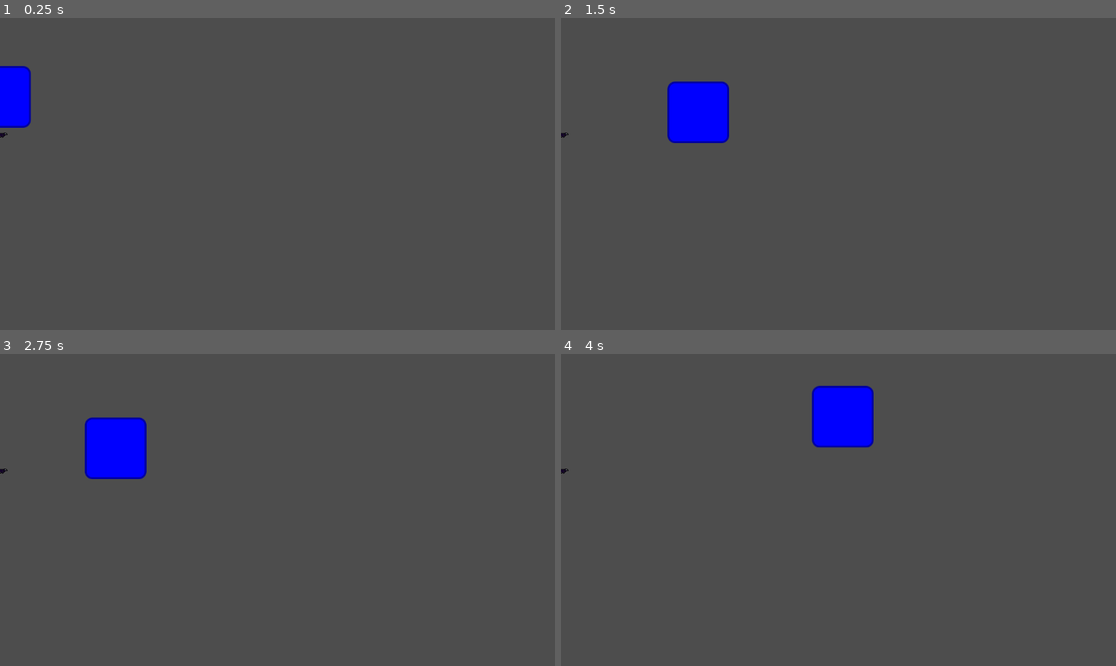
Above: before the commit, frames 1-4 (two rows, left to right).
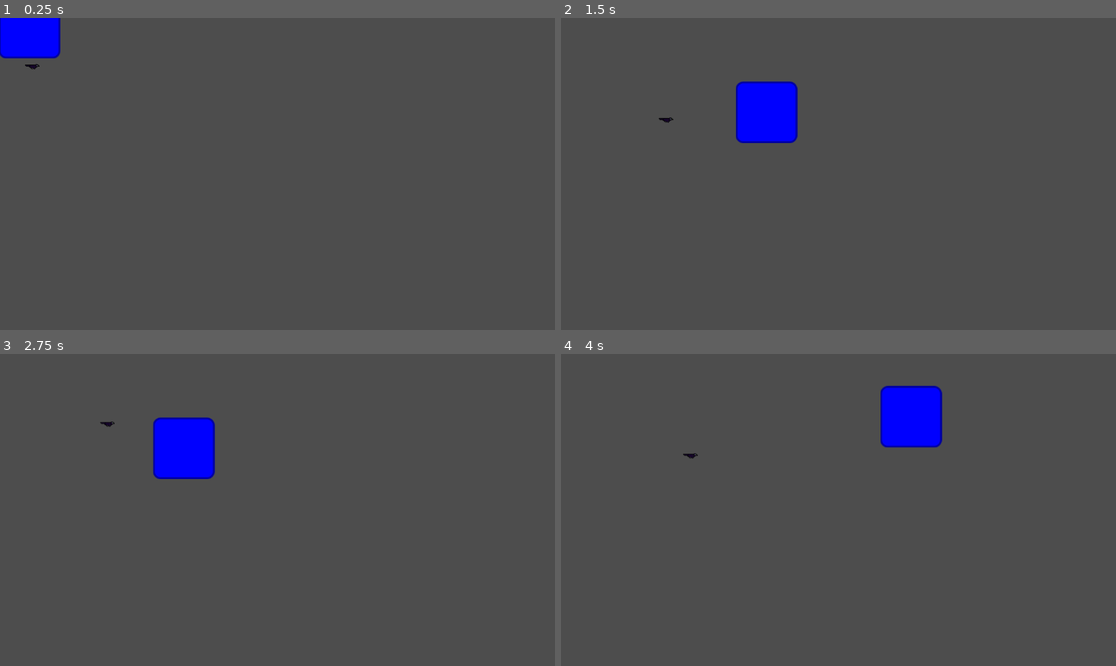
Above: after the commit, the same moments.

Repository: collectioncard/cmpm-170-prototype-3
Game: Godot game, scene res://scenes/main.tscn
Two runs of this game, one before a commit and one after it. Both use one fixed random seed, a clock stepped at 60 frames per second and the inputs below. The engine's default icon, where the game draws it, is replaced by a stand-in: a white triangle on a blue panel in a dark square.
Inputs (mouse positions are in pixels of both pictures, inside the frame that each line leads up to):
- Up to frame 1 (0.25 s): no input
- Up to frame 2 (1.5 s): tap Enter (ui_accept) at 0.5, 0.6, 0.77, 1.07, 1.35 s; move the mouse to (960, 158) at 0.52 s; hold Right (ui_right) from 0.53 s (still down); click (960, 158) at 0.67 s; move the mouse to (727, 189) at 1.27 s; click (727, 189) at 1.42 s
- Up to frame 3 (2.75 s): tap Enter (ui_accept) at 1.52, 1.82, 2.1 s; move the mouse to (333, 441) at 2.02 s; release Right (ui_right) at 2.03 s; hold Left (ui_left) from 2.03 s (still down); click (333, 441) at 2.17 s
- Up to frame 4 (4 s): move the mouse to (810, 572) at 2.77 s; release Left (ui_left) at 2.78 s; hold Right (ui_right) from 2.78 s (still down); tap Enter (ui_accept) at 2.85, 3.02, 3.32, 3.6, 3.77 s; click (810, 572) at 2.92 s; move the mouse to (1005, 556) at 3.52 s; click (1005, 556) at 3.67 s

The runs differ from the first frame. In frame 1, 2.5% of the frame differs, in the area x 0-11%, y 0-39%; in frame 2, 4.4%; in frame 3, 4.4%; in frame 4, 4.4%, in the area x 0-69%, y 10-39%.

Commit message:
implement attacking

Diff:
--- a/prototype-4--bird-game/project.godot
+++ b/prototype-4--bird-game/project.godot
@@ -13,7 +13,7 @@
 config/name="Prototype 4: Bird Game"
 run/main_scene="res://scenes/main.tscn"
 config/features=PackedStringArray("4.3", "GL Compatibility")
-config/icon="res://assets/birds1/crowUp.png"
+config/icon="res://assets/bird/crowUp.png"
 
 [rendering]
 
--- a/prototype-4--bird-game/scenes/bird.tscn
+++ b/prototype-4--bird-game/scenes/bird.tscn
@@ -35,7 +35,7 @@
 [node name="CollisionShape2D" type="CollisionShape2D" parent="."]
 shape = SubResource("CircleShape2D_xxbex")
 
-[node name="AnimatedSprite2D" type="AnimatedSprite2D" parent="."]
+[node name="animation" type="AnimatedSprite2D" parent="."]
 sprite_frames = SubResource("SpriteFrames_gjskf")
 animation = &"fly"
 frame_progress = 0.200725
--- a/prototype-4--bird-game/scripts/bird.gd
+++ b/prototype-4--bird-game/scripts/bird.gd
@@ -2,27 +2,56 @@
 
 
 const SPEED = 300.0
-const JUMP_VELOCITY = -400.0
+const ATTACK_SPEED_MUX = 3.0  # X times faster than normal flying speed
+const ATTACKING_DURATION = 150  # msec
+const RANGE = 100  # how far the bird can be away from the player
 
 
-func _physics_process(delta: float) -> void:
+var attacking: bool = false
+var attacking_start_time: float = 0.0
+
+func attack_flying():
+	var direction = Vector2(1, 1).normalized()
+	velocity = direction * SPEED * ATTACK_SPEED_MUX
+
+
+func normal_flying():
+	# read mouse current location
+	var mouse_position = get_global_mouse_position()
+
+	var player_position = Vector2(100, 100)  # HACK
+
+
+	var target_position  # where the bird is flying toward
+
+	if player_position.distance_to(mouse_position) > RANGE:
+		var heading = (mouse_position - player_position).normalized()
+		target_position = player_position + heading * RANGE
+
+	else:
+		target_position = mouse_position
+
+
+	# move the bird
+	var direction = (target_position - global_position).normalized()
+	velocity = direction * SPEED
+
+
+func _physics_process(_delta: float) -> void:
+	if (Time.get_ticks_msec() - attacking_start_time) > ATTACKING_DURATION:
+		attacking = false
+
+	if attacking:
+		attack_flying()
+	else:
+		normal_flying()
+
+	print(velocity)  # HACK
 	move_and_slide()
-	return  # HACK
 
-	# Add the gravity.
-	if not is_on_floor():
-		velocity += get_gravity() * delta
 
-	# Handle jump.
-	if Input.is_action_just_pressed("ui_accept") and is_on_floor():
-		velocity.y = JUMP_VELOCITY
-
-	# Get the input direction and handle the movement/deceleration.
-	# As good practice, you should replace UI actions with custom gameplay actions.
-	var direction := Input.get_axis("ui_left", "ui_right")
-	if direction:
-		velocity.x = direction * SPEED
-	else:
-		velocity.x = move_toward(velocity.x, 0, SPEED)
-
-	move_and_slide()
+func _input(event):
+	if event is InputEventMouseButton and event.pressed:
+		if event.button_index == MOUSE_BUTTON_LEFT:
+			attacking = true
+			attacking_start_time = Time.get_ticks_msec()
